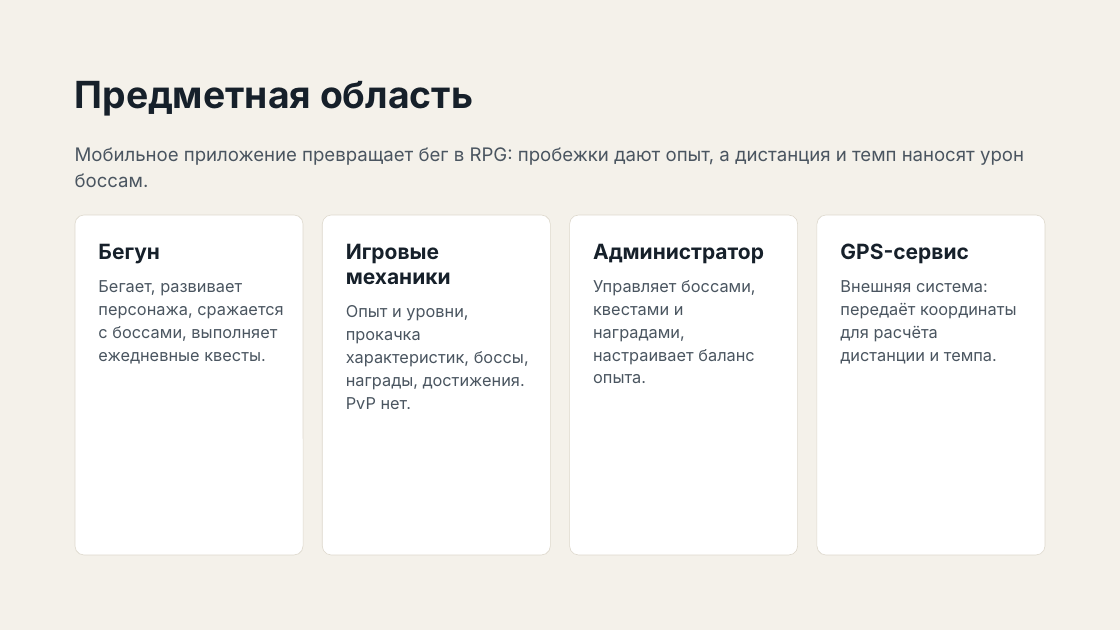
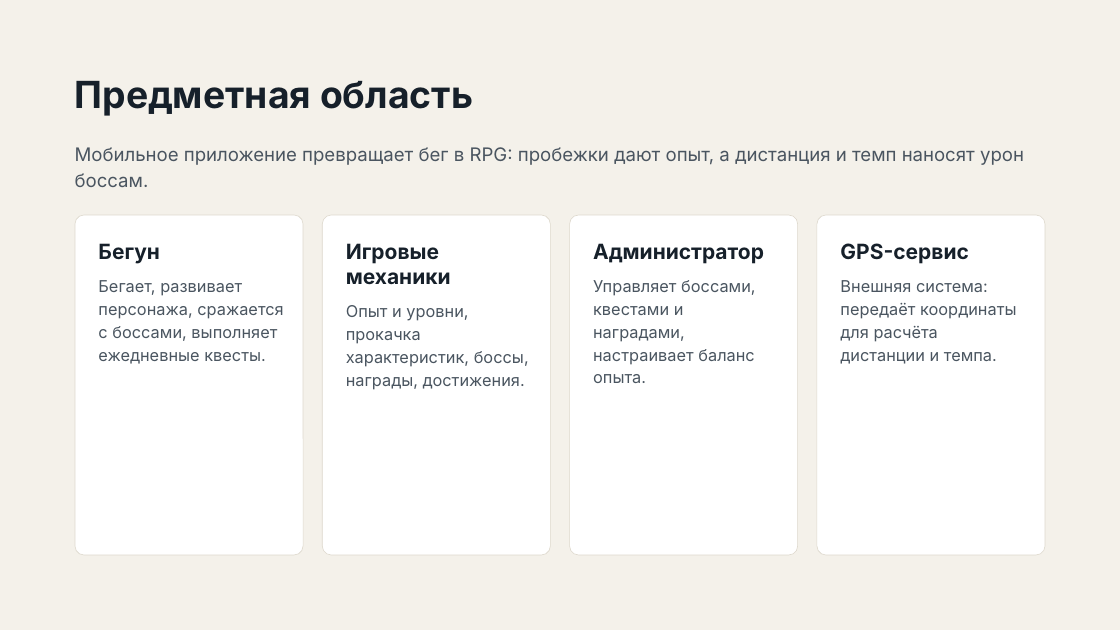
Before and after one commit to ZabivakaXD/RPG-running-app, a slide deck: slide 2 of diagram/Отчет_UML-диаграммы.pptx. Drawn at 1120x630 pixels with LibreOffice and Linux fonts; fonts in the diff are those of the drawing. Boxes give left, top, right and bottom in pixels: in the first picture for what was removed or moved away, otherwise in the second. Text is boxed around its words. In the diff, an @@ line names an element or a change of style, - is before the commit and + after.

```diff
--- a/diagram/Отчет_UML-диаграммы.pptx
+++ b/diagram/Отчет_UML-диаграммы.pptx
@@ text at <box>346,305,529,390</box>: text changed @@
-Опыт и уровни, прокачка характеристик, боссы, награды, достижения. PvP нет.
+Опыт и уровни, прокачка характеристик, боссы, награды, достижения.
```
Also in this commit, not shown: 1 other slide changed, 2 other files.
